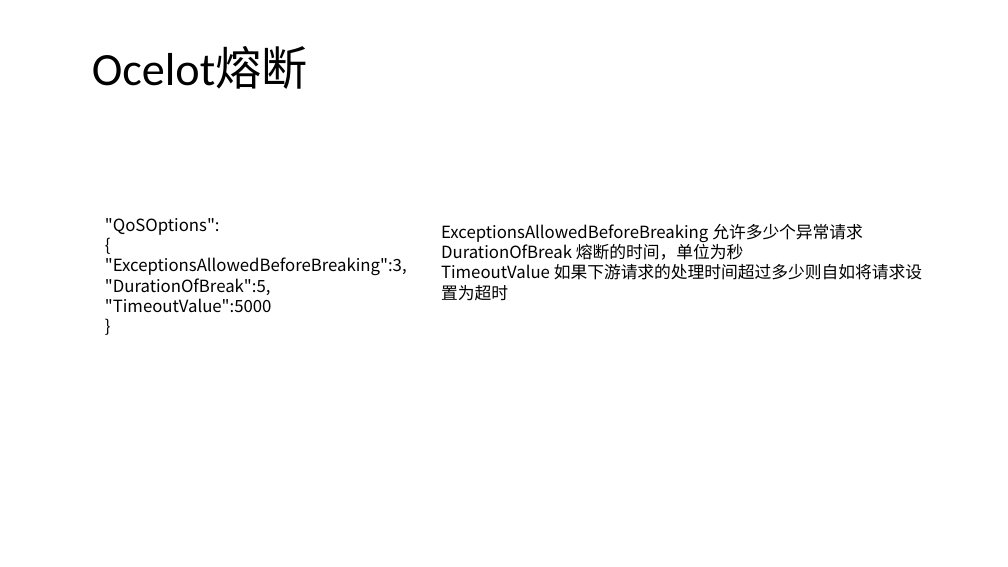
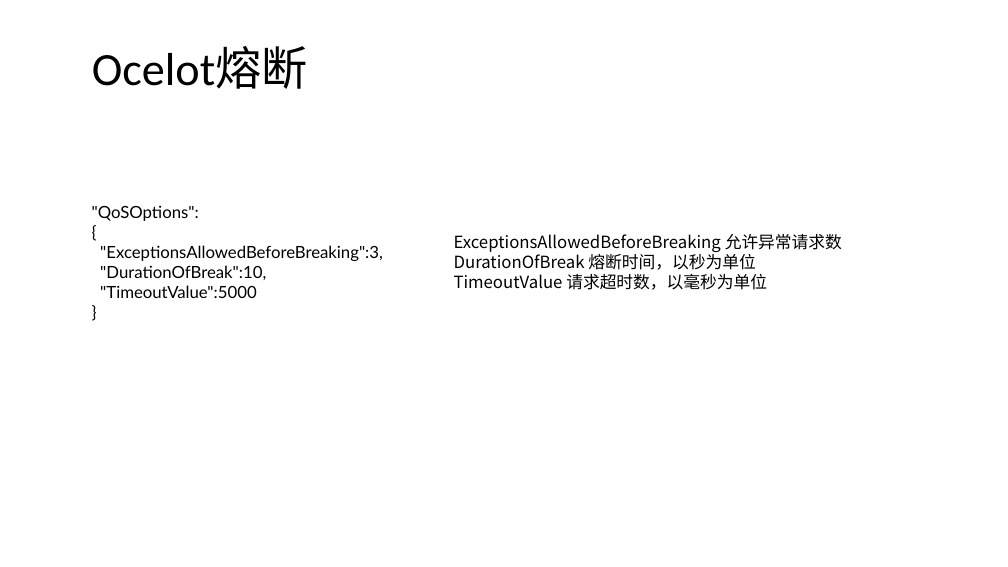
Before and after one commit to axzxs2001/HisMicroserviceSample, a slide deck: slide 30 of HisMicroserviceSample/Doc/基于.net core微服务.pptx (slide 31 before the commit). Drawn at 1008x567 pixels with LibreOffice and Linux fonts; fonts in the diff are those of the drawing; background and template pictures are left out. Boxes give left, top, right and bottom in pixels: in the first picture for what was removed or moved away, otherwise in the second. Text is boxed around its words. In the diff, an @@ line names an element or a change of style, - is before the commit and + after.

```diff
--- a/HisMicroserviceSample/Doc/基于.net core微服务.pptx
+++ b/HisMicroserviceSample/Doc/基于.net core微服务.pptx
@@ text ""QoSOptions":": place and size @@
-text ""QoSOptions":" at bbox=[105, 218, 407, 313]
+text ""QoSOptions":" at bbox=[92, 205, 383, 298]
@@ text at bbox=[92, 205, 383, 298]: font Noto Sans CJK SC to Lato in ""QoSOptions":", "{", ""ExceptionsAllowedBeforeBreaking":3,", ""TimeoutValue":5000" and 1 more places @@
@@ text at bbox=[454, 234, 842, 290]: text changed @@
-ExceptionsAllowedBeforeBreaking 允许多少个异常请求
-DurationOfBreak 熔断的时间，单位为秒
-TimeoutValue 如果下游请求的处理时间超过多少则自如将请求设置为超时
+ExceptionsAllowedBeforeBreaking 允许异常请求数
+DurationOfBreak 熔断时间，以秒为单位
+TimeoutValue 请求超时数，以毫秒为单位
@@ text at bbox=[100, 265, 266, 280]: text changed; font Noto Sans CJK SC to Lato @@
-"DurationOfBreak":5,
+"DurationOfBreak":10,
```
Also in this commit, not shown: 4 other slides changed, 1 slide added, 1 slide removed, 7 other files.
